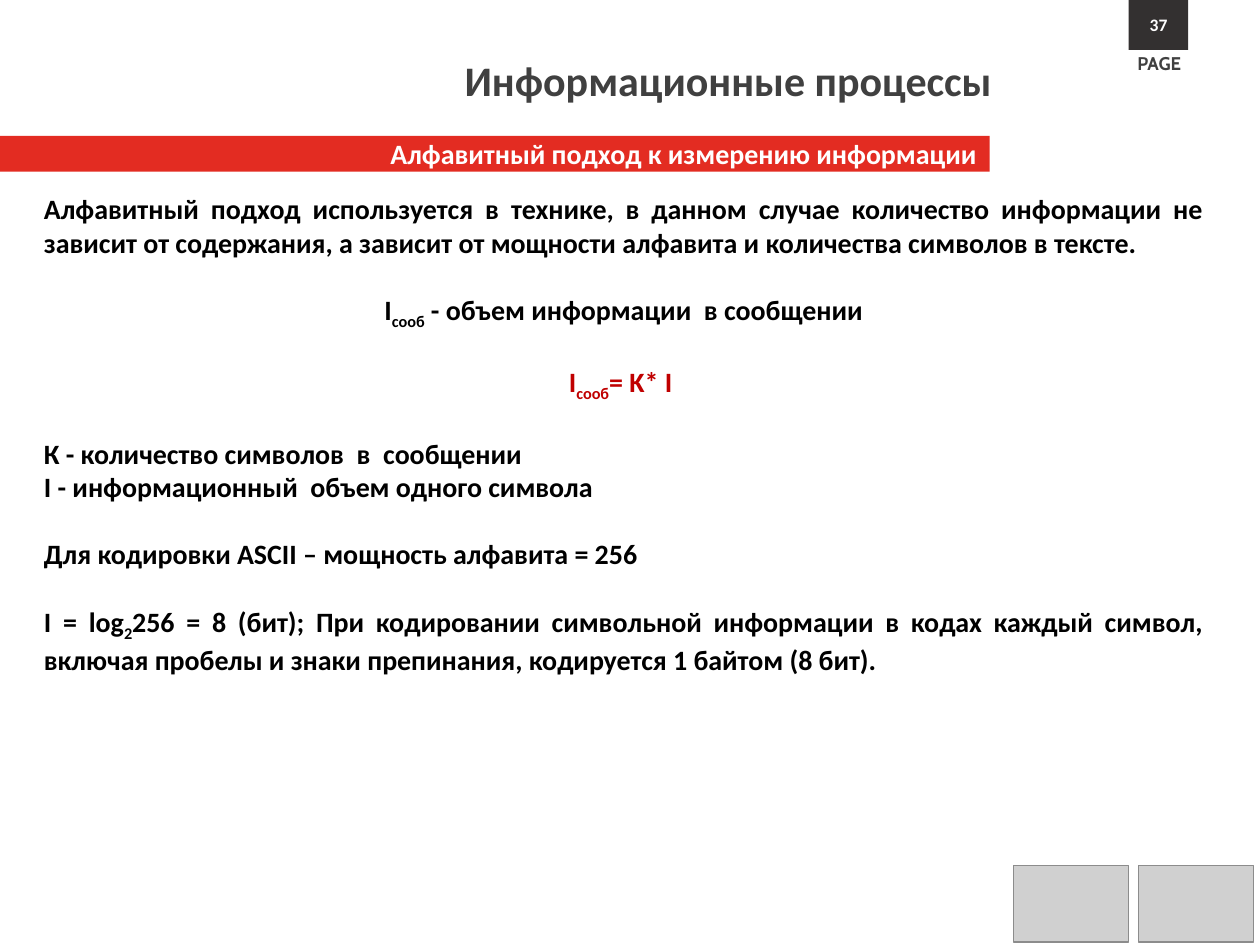
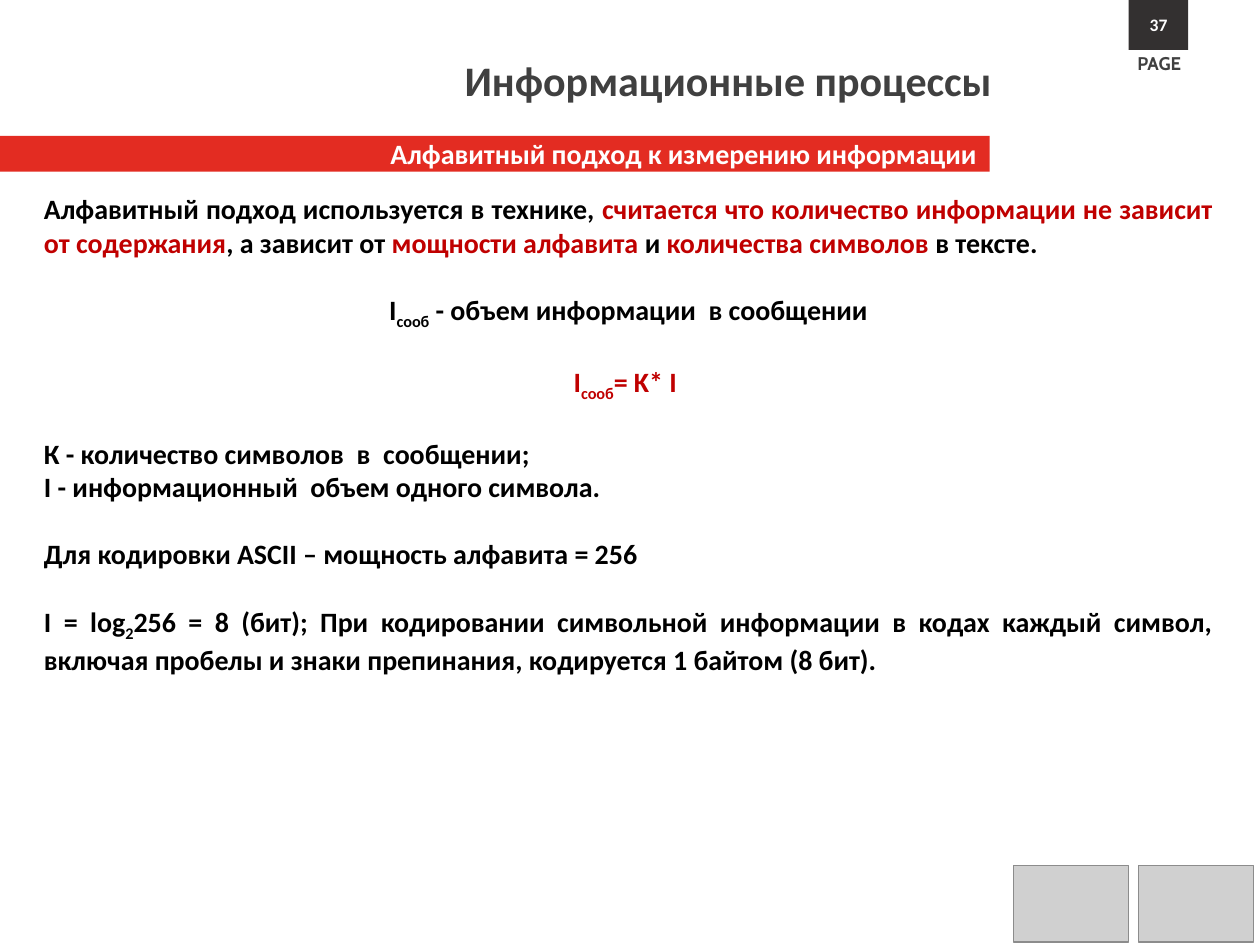
Before and after one commit to s1211001142/computer_science_course, a slide deck: slide 36 of Lectures/Л1.Информационные процессы.pptx (slide 37 before the commit). Drawn at 1260x945 pixels with LibreOffice and Linux fonts; fonts in the diff are those of the drawing; grey boxes stand for pictures; background and template pictures are left out. Boxes give left, top, right and bottom in pixels: in the first picture for what was removed or moved away, otherwise in the second. Text is boxed around its words. In the diff, an @@ line names an element or a change of style, - is before the commit and + after.

```diff
--- a/Lectures/Л1.Информационные процессы.pptx
+++ b/Lectures/Л1.Информационные процессы.pptx
@@ text at box(44, 200, 1212, 258): text changed; text colour #000000 to #C00000 @@
-Алфавитный подход используется в технике, в данном случае количество информации не зависит от содержания, а зависит от мощности алфавита и количества символов в тексте.
+Алфавитный подход используется в технике, считается что количество информации не зависит от содержания, а зависит от мощности алфавита и количества символов в тексте.
@@ text at box(44, 444, 600, 502): text changed @@
-К - количество символов в сообщении
-I - информационный объем одного символа
+К - количество символов в сообщении;
+I - информационный объем одного символа.
```
Also in this commit, not shown: 36 other slides changed, 1 slide removed.
